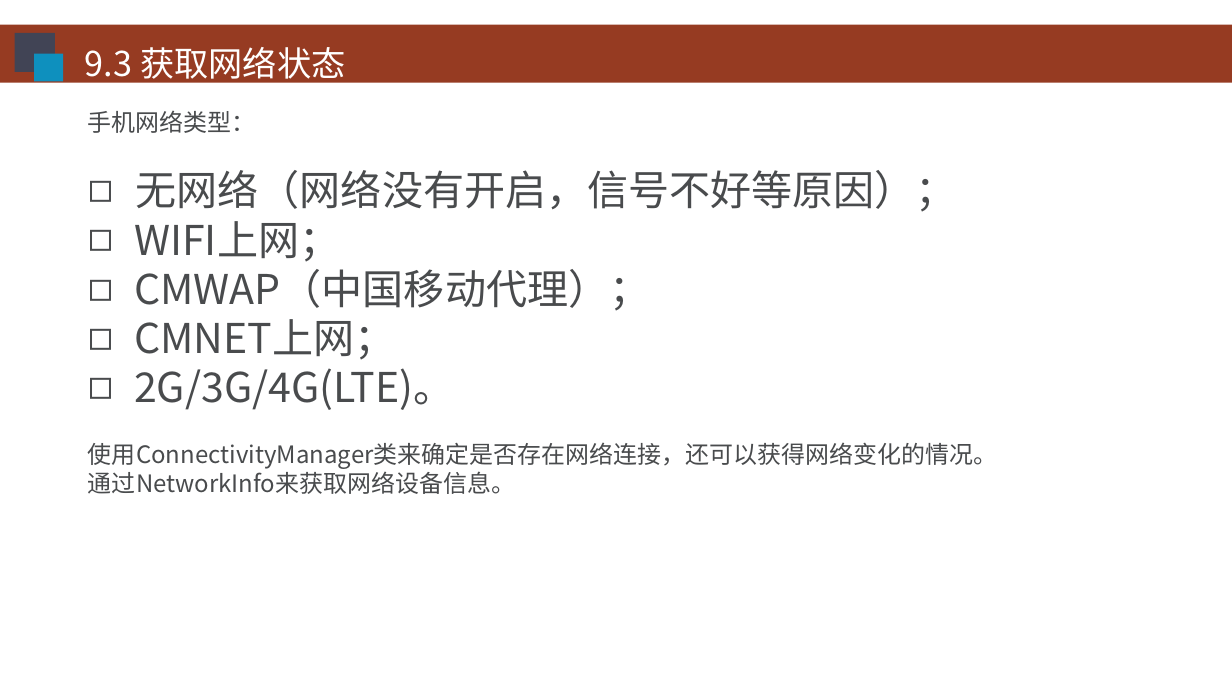
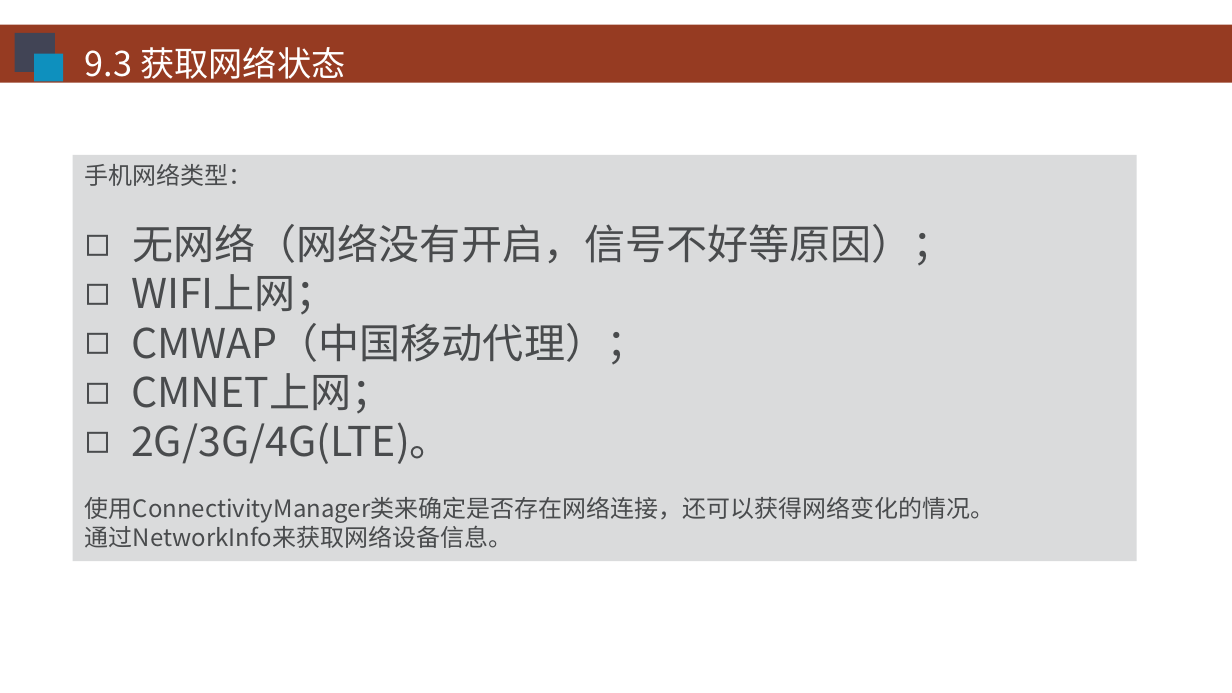
Before and after one commit to HBU/Android-PPT, a slide deck: slide 12 of 09.0 -- 网络通信 -- 第09章.pptx. Drawn at 1232x693 pixels with LibreOffice and Linux fonts; fonts in the diff are those of the drawing; background and template pictures are left out. Boxes give left, top, right and bottom in pixels: in the first picture for what was removed or moved away, otherwise in the second. Text is boxed around its words. In the diff, an @@ line names an element or a change of style, - is before the commit and + after.

```diff
--- a/09.0 -- 网络通信 -- 第09章.pptx
+++ b/09.0 -- 网络通信 -- 第09章.pptx
@@ rectangle "手机网络类型：": place and size @@
-rectangle "手机网络类型：" at (88, 111, 998, 494)
+rectangle "手机网络类型：" at (73, 155, 1137, 562)
@@ rectangle "手机网络类型：" at (73, 155, 1137, 562): fill none to #DADBDC @@
```
Also in this commit, not shown: 14 other slides changed, 2 other files.
